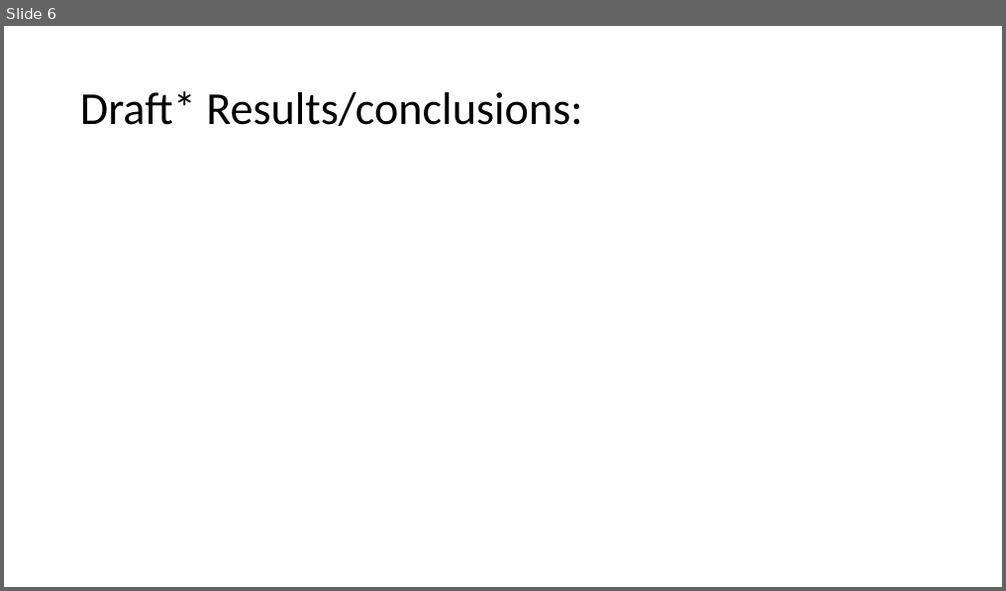
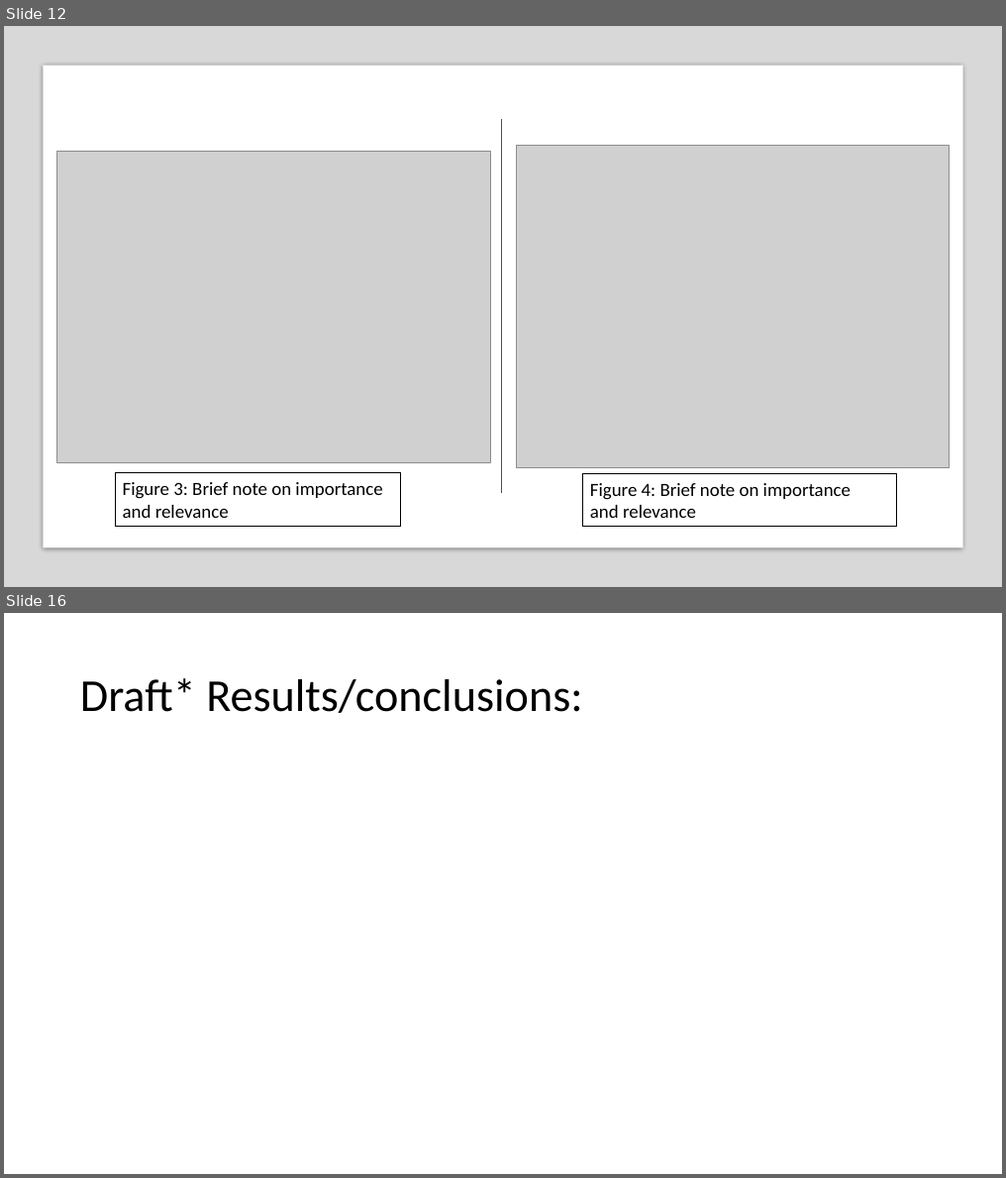
Before and after one commit to christiebarron/aiTextDetector, a slide deck: projectPlanning/project1Presentation.pptx. Shown one above the other, each under a label of ours: slide 6 before the commit, slides 12 and 16 after it; the slides between them are not shown. The pictures are 1006x591 and 1006x1178 pixels, drawn with LibreOffice and Linux fonts; fonts in the diff are those of the drawing; grey boxes stand for pictures. Boxes give left, top, right and bottom in pixels: in the first picture for what was removed or moved away, otherwise in the second. Text is boxed around its words. In the diff, an @@ line names an element or a change of style, - is before the commit and + after.

```diff
--- a/projectPlanning/project1Presentation.pptx
+++ b/projectPlanning/project1Presentation.pptx
@@ slide 12 added at (x1=4, y1=26, x2=1002, y2=587), background #FFFFFF @@
@@ rectangle added at (x1=4, y1=26, x2=1002, y2=587), fill #808080 at 30% opacity @@
@@ rectangle added at (x1=43, y1=66, x2=963, y2=549), fill #FFFFFF @@
@@ line added from (502, 120) to (502, 494), #4E4E4E 0.5 pt @@
@@ picture added at (x1=56, y1=151, x2=490, y2=464) @@
@@ picture added at (x1=516, y1=145, x2=949, y2=468) @@
@@ rectangle added at (x1=115, y1=473, x2=401, y2=527), outline #000000 0.75 pt, 18 pt, text #000000 @@
+Figure 3: Brief note on importance and relevance
@@ rectangle added at (x1=583, y1=473, x2=896, y2=527), outline #000000 0.75 pt, 18 pt, text #000000 @@
+Figure 4: Brief note on importance and relevance
@@ what was slide 6 is now slide 16 @@
```
Also in this commit, not shown: 4 slides changed, 10 other slides added, 1 slide removed, 13 other files.
